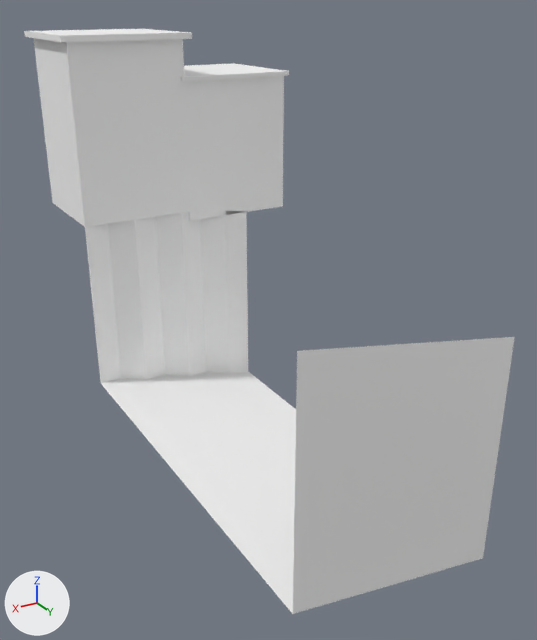
An edit to the Blender file cubeman-resources/models/scenario/Level Prologue/Buildings/Micelanious/Destruction Buildings/model-destruction-scenario-static-level0-building-3.blend, drawn before and after from the same camera.
The view is the same before and after, from a 50 mm camera at (39.4, 58.1, 23.5) aimed at (5.9, 2.2, -4.4). The lights are fixed; the arrows at lower left show +X, +Y and +Z.

Objects in the first picture: 'building 1', 'building 2', 'hole'.
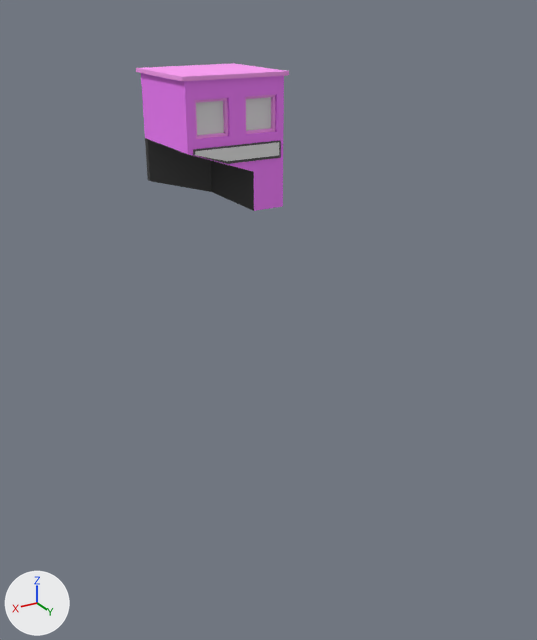
Diff of the bpy script that builds the scene:
```diff
--- a/cubeman-resources/models/scenario/Level Prologue/Buildings/Micelanious/Destruction Buildings/model-destruction-scenario-static-level0-building-3.blend.py
+++ b/cubeman-resources/models/scenario/Level Prologue/Buildings/Micelanious/Destruction Buildings/model-destruction-scenario-static-level0-building-3.blend.py
@@ mat_material_bricks_001 @@
+mat_material_bricks_001 = principled_material('material_bricks.001')
+mat_material_bricks_001.texture = img_building_2_texture
@@ mat_material_bricks @@
+mat_material_bricks = principled_material('material_bricks')
+mat_material_bricks.texture = img_building_1_uv
+mat_material_bricks.specular_ior_level = 0.0
@@ mat_material_concrete @@
+mat_material_concrete = principled_material('material_concrete')
+mat_material_concrete.texture = img_hole_texture
+mat_material_concrete.specular_ior_level = 0.0
@@ me_scene_004 @@
-me_scene_004.from_pydata(...)  # 32 vertices, 21 faces; spans x -1.0..17.8, y -15.0..25.2, z -18.9..4.9
+me_scene_004.from_pydata(...)  # 51 vertices, 37 faces; spans x -2.0..17.8, y -24.7..25.2, z -18.9..12.4
+# me_scene_004 part 1: 21 faces spanning x -1.0..17.8, y -15.0..25.2, z -18.9..4.9 switch from mat_material_scenario_static_road_leve0_complete_boss (white #ffffff) to mat_material_concrete (picture img_hole_texture)
@@ me_scene_005 @@
-me_scene_005.from_pydata(...)  # 16 vertices, 14 faces; spans x -6.3..6.4, y -26.2..-13.7, z 1.4..16.4
+me_scene_005.from_pydata(...)  # 75 vertices, 65 faces; spans x -6.3..6.4, y -26.2..-13.7, z 1.4..16.4
+# me_scene_005 part 2: a new loose piece of 18 vertices spanning x -5.4..5.4, y -14.4..-14.0, z 7.1..9.0
+# me_scene_005 part 3
+# 2 vertices are removed from x 6.0, y -25.8..-14.1, z 1.4
+# 4 faces are deleted
+# 27 vertices are added at x -5.0..6.0, y -25.8..-14.1, z 1.4..14.0
+# 16 new vertices lie (0.0, 0.4, 0.0) away from vertices in x -5.0..5.0, y -14.9..-14.5, z 10.0..14.0
+# 23 new faces join them, mat_material_bricks (picture img_building_1_uv)
+# 16 new faces join them, mat_material_metal (picture img_building_1_uv)
+# 2 new faces join them, mat_material_glass (white #e7e7e7)
+# me_scene_005 part 4: 10 faces spanning x -6.3..6.4, y -26.2..-13.7, z 1.4..16.4 switch from mat_material_scenario_static_road_leve0_complete_boss (white #ffffff) to mat_material_bricks (picture img_building_1_uv)
+me_scene_005.materials.append(mat_material_metal)  # picture img_building_1_uv
+me_scene_005.materials.append(mat_material_emissive)  # white #e7e7e7
+me_scene_005.materials.append(mat_material_glass)  # white #e7e7e7
@@ me_scene_006 @@
-me_scene_006.from_pydata(...)  # 16 vertices, 14 faces; spans x 5.4..18.5, y -26.2..-13.5, z 2.4..20.6
+me_scene_006.from_pydata(...)  # 102 vertices, 100 faces; spans x 5.4..18.5, y -26.2..-13.5, z 2.4..20.6
+# me_scene_006 part 5: 3 vertices removed from x 6.0..17.8, y -25.5..-14.1, z 2.4; 89 vertices added at x 6.0..17.8, y -25.5..-13.8, z 2.4..18.7
+# me_scene_006 part 6: 9 faces spanning x 5.4..18.5, y -26.2..-13.5, z 20.0..20.6 switch from mat_material_scenario_static_road_leve0_complete_boss (white #ffffff) to mat_material_bricks_001 (picture img_building_2_texture)
+me_scene_006.materials.append(mat_material_metal_001)  # picture img_building_2_texture
+me_scene_006.materials.append(mat_material_glass)  # white #e7e7e7
+me_scene_006.materials.append(mat_material_emissive)  # white #e7e7e7
@@ ob_hole @@
 ob_hole.location = (0.0, 0.0, 0.0)
+ob_hole.hide_set(True)
@@ ob_building_2 @@
 ob_building_2.location = (0.0, 0.0, 0.0)
+ob_building_2.hide_set(True)
```

What differs and where, as boxes (x1, y1, x2, y2) in the pictures (537 x 640 px):
'hole', hidden
    before: (85, 210, 515, 614)
'building 2', hidden
    before: (24, 29, 192, 227)
'building 1', reshaped
    before: (181, 63, 289, 221)
    after: (136, 63, 289, 211)
part 2 of me_scene_005, added
    after: (193, 140, 281, 164)
part 3 of me_scene_005, built on
    before: (185, 76, 284, 221)
    after: (141, 73, 284, 211)
part 4 of me_scene_005, recoloured (white to pink)
    both: (181, 63, 289, 81)
part 5 of me_scene_006, built on
    before: (33, 38, 190, 227)
part 6 of me_scene_006, recoloured
    before: (24, 29, 192, 42)
